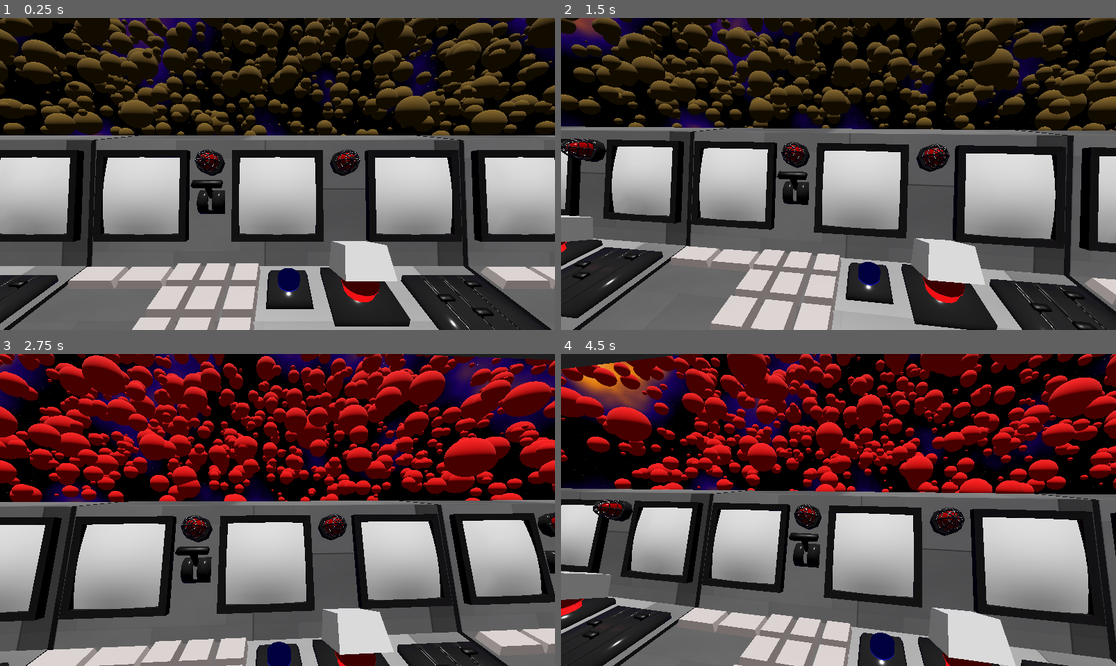
Above: before the commit, frames 1-4 (two rows, left to right).
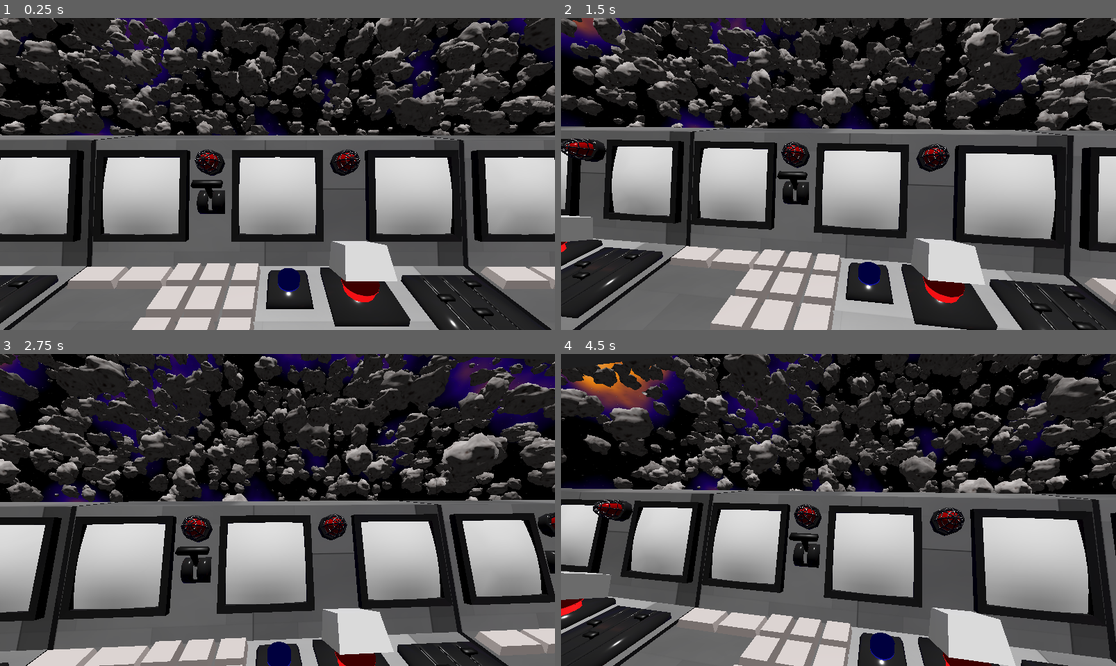
Above: after the commit, the same moments.

Repository: tmrupp/LD59
Game: Godot game, scene res://Scenes/command_center.tscn
The game is run twice, just before and just after one commit, with the same random seed, the same clock (stepped at 60 frames per second) and the same inputs.
Inputs (mouse positions are in pixels of both pictures, inside the frame that each line leads up to):
- Up to frame 1 (0.25 s): no input
- Up to frame 2 (1.5 s): tap Enter at 0.5 s; move the mouse to (960, 158) at 0.52 s; hold D 0.53-1.28 s; tap Space at 0.77 s; move the mouse to (727, 189) at 1.27 s; hold S from 1.28 s (still down)
- Up to frame 3 (2.75 s): tap Space at 1.52 s; move the mouse to (333, 441) at 2.02 s; release S at 2.03 s; hold D from 2.03 s (still down)
- Up to frame 4 (4.5 s): move the mouse to (810, 572) at 2.77 s; release D at 2.78 s; hold W 2.78-3.53 s; tap Space at 3.02, 3.77 s; move the mouse to (1005, 556) at 3.52 s; hold A from 3.53 s (still down); move the mouse to (672, 463) at 4.27 s

The runs differ from the first frame. In frame 1, 22% of the frame differs, in the area x 0-100%, y 0-38%; in frame 2, 19%; in frame 3, 33%, in the area x 0-100%, y 0-48%; in frame 4, 27%.

Commit message:
asteroid model

Diff:
--- a/Scenes/asteroid.tscn
+++ b/Scenes/asteroid.tscn
@@ -1,6 +1,7 @@
 [gd_scene format=3 uid="uid://c0otna6ujbk57"]
 
 [ext_resource type="Script" uid="uid://dgyoiv2wukaxw" path="res://Scripts/asteroid.gd" id="1_akfqu"]
+[ext_resource type="PackedScene" uid="uid://pybmjg3w1c7y" path="res://3D Models/Asteroid1.glb" id="2_a2bka"]
 
 [sub_resource type="StandardMaterial3D" id="StandardMaterial3D_85xcm"]
 albedo_color = Color(0.38629052, 0.2949082, 0.08428394, 1)
@@ -13,7 +14,11 @@
 [node name="Asteroid" type="Node3D" unique_id=129984092]
 script = ExtResource("1_akfqu")
 
+[node name="Asteroid1" parent="." unique_id=1722478174 instance=ExtResource("2_a2bka")]
+transform = Transform3D(0.31, 0, 0, 0, 0.31, 0, 0, 0, 0.31, 0, 0, 0)
+
 [node name="MeshInstance3D" type="MeshInstance3D" parent="." unique_id=99898225]
+visible = false
 mesh = SubResource("SphereMesh_joe6r")
 
 [node name="StaticBody3D" type="StaticBody3D" parent="." unique_id=454952765 groups=["obstacles"]]
